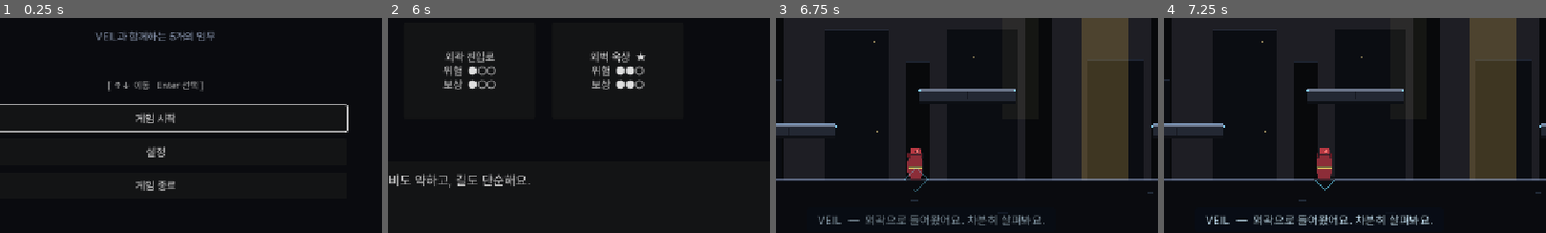
Above: before the commit, frames 1-4 (left to right).
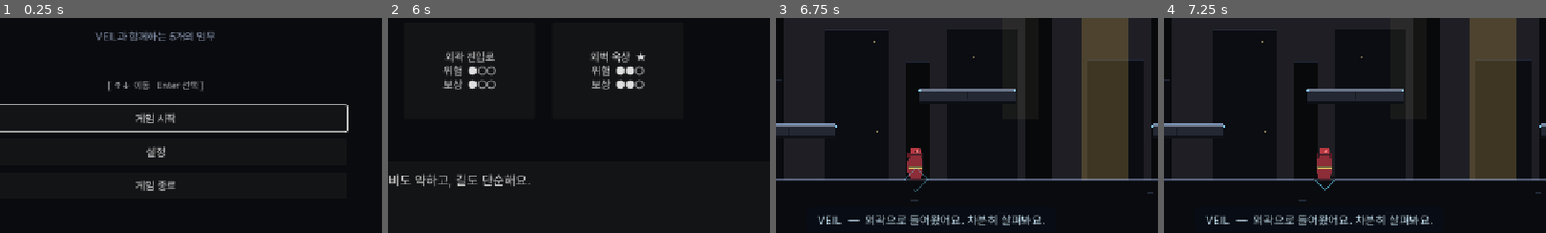
Above: after the commit, the same moments.

Repository: soomin007/EyesOnYou
Game: Godot game, scene res://scenes/main.tscn
Two runs of this game, one before a commit and one after it. Both use one fixed random seed, a clock stepped at 60 frames per second and the inputs below.
Inputs (mouse positions are % of the whole screen's width and height, from its top left):
- Up to frame 1 (0.25 s): no input
- Up to frame 2 (6 s): click "게임 시작" at 0.5 s; click "일반 모드" at 1.25 s; click "바로 시작" at 2 s; tap Enter (ui_accept) at 2.75, 4.25, 5, 5.75 s; move the mouse to (72, 45) at 2.77 s; press the mouse at (72, 45) at 2.78 s; hold D (move_right) 2.78-4.28 s; tap W (jump) at 3.02, 3.77, 5.27 s; move the mouse to (30, 55) at 3.52 s; release the mouse at (30, 55) at 3.53 s; tap Shift (dash) at 3.6 s; move the mouse to (60, 28) at 4.27 s; hold A (move_left) 4.28-5.03 s; tap Space at 4.35 s; move the mouse to (45, 70) at 5.02 s; hold D (move_right) from 5.03 s (still down); tap Q at 5.1 s; click (45, 70) at 5.17 s; move the mouse to (80, 65) at 5.77 s; tap E at 5.85 s
- Up to frame 3 (6.75 s): tap W (jump) at 6.02 s; release D (move_right) at 6.5 s; click "확인" at 6.5 s
- Up to frame 4 (7.25 s): no input
The pictures show only the part of the screen within x 30-80%, y 35-85%; the shares and areas given below are measured in that part.

Frames 1-2 are identical in both runs. In frame 3, 0.8% of the frame differs, in the area x 11-71%, y 91-97%; in frame 4, nothing differs.

Commit message:
fix(playtest): 맵 진입 첫 멘트 빠르게 (상성 D)
사용자: 맵에 들어갔을 때 첫 VEIL 멘트(entry_comment)가 늦게 뜨는 느낌.
- _show_veil_subtitle에 fast_in 옵션 추가 — fade-in 0.3→0.12s.
- entry 멘트만 fast_in=true + 표시 3.6→4.5s. 진입 직후 바로 또렷하게, 오래 인지되게.
- 씬 전환에 페이드 없음(SceneRouter 즉시 change_scene) 확인 → fade-in 가속이 실질 개선.
  체감이 여전하면 원인(빌드 렉 등) 재확인 필요.

Diff:
--- a/scripts/Stage.gd
+++ b/scripts/Stage.gd
@@ -138,7 +138,9 @@
 			entry = str(r.get("entry_comment", ""))
 			break
 	if entry != "":
-		_show_veil_subtitle(entry, 3.6)
+		# 맵 진입 첫 멘트 — 빠른 fade-in(0.12s) + 긴 표시(4.5s)로 진입 직후 바로/오래 인지되게
+		# (사용자: 맵 들어갔을 때 첫 멘트가 늦게 뜨는 느낌).
+		_show_veil_subtitle(entry, 4.5, false, true)
 	# ACT3 시야 역전 최고조 — 플레이 *중* 결정론적으로 한 번 더 박는다 (v3 §4 ★).
 	_arm_act3_vision_subtitle()
 
@@ -805,7 +807,7 @@
 	_subtitle_stack_box.add_theme_constant_override("separation", 6)
 	holder.add_child(_subtitle_stack_box)
 
-func _show_veil_subtitle(message: String, duration: float, plain_prefix: bool = false) -> void:
+func _show_veil_subtitle(message: String, duration: float, plain_prefix: bool = false, fast_in: bool = false) -> void:
 	SfxPlayer.play("veil_subtitle_in")
 	_ensure_subtitle_stack()
 	var l := Label.new()
@@ -830,7 +832,7 @@
 	l.modulate.a = 0.0
 	_subtitle_stack_box.add_child(l)
 	var tw := l.create_tween()
-	tw.tween_property(l, "modulate:a", 1.0, 0.3)
+	tw.tween_property(l, "modulate:a", 1.0, 0.12 if fast_in else 0.3)
 	tw.tween_interval(duration)
 	tw.tween_property(l, "modulate:a", 0.0, 0.5)
 	tw.tween_callback(func() -> void:
